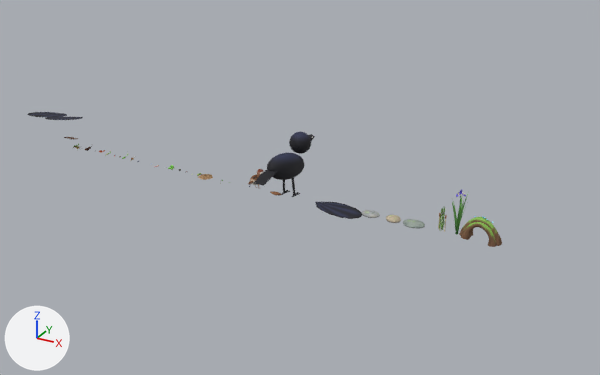
One commit to the Blender file blender/creatures_kit.blend: the scene before it, then after it.
One viewpoint serves both versions: a camera (50 mm lens) standing at (117.1, -118.0, 61.1) and looking at (51.7, 1.0, 1.6). The lights are fixed; the arrows at lower left show +X, +Y and +Z. The first picture is the older version.

Objects in the first picture: 'AntHill', 'Crow_Body', 'Crow_Wing', 'Horsetail', 'Iris', 'RiverStone_A', 'RiverStone_B', 'RiverStone_C', 'RootArch', 'Sparrow_Body' and 2 more.
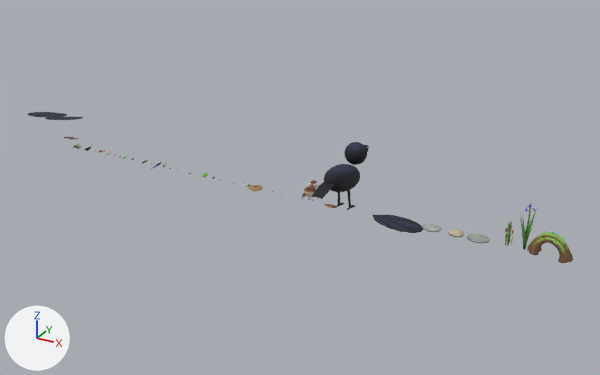
Location of each change, [x1, y1, x2, y2] in pixels of the pictures (600 x 375 px):
'Crow_Body', moved
    before: [253, 132, 315, 197]
    after: [311, 142, 369, 210]
'RootArch', moved
    before: [459, 216, 502, 247]
    after: [527, 231, 573, 263]
'Crow_Wing', moved
    before: [315, 202, 362, 219]
    after: [373, 215, 423, 233]
'Iris', moved
    before: [451, 190, 469, 235]
    after: [519, 203, 538, 250]
'RiverStone_C', moved
    before: [403, 219, 425, 228]
    after: [467, 234, 490, 243]
'Sparrow_Body', moved
    before: [248, 169, 264, 189]
    after: [302, 180, 318, 201]
'Horsetail', moved
    before: [438, 206, 447, 232]
    after: [504, 221, 514, 247]
'RiverStone_A', moved
    before: [362, 210, 380, 218]
    after: [422, 224, 441, 232]
'RiverStone_B', moved
    before: [386, 215, 401, 223]
    after: [448, 229, 464, 237]
'AntHill', moved
    before: [198, 174, 213, 180]
    after: [248, 185, 263, 191]

What the commit changed:
Object 'AntHill' (ob_anthill) moves from (31.9, 0.0, 0.0) to (42.9, 0.0, 0.0).
Object 'Sparrow_Body' (ob_sparrow_body) moves from (43.2, 0.0, 0.0) to (54.2, 0.0, 0.0).
Object 'Crow_Body' (ob_crow_body) moves from (49.6, 0.0, 0.0) to (60.6, 0.0, 0.0).
Object 'Crow_Wing' (ob_crow_wing) moves from (55.3, 0.0, 0.0) to (66.3, 0.0, 0.0).
Object 'RiverStone_A' (ob_riverstone_a) moves from (65.9, 0.0, 0.0) to (76.9, 0.0, 0.0).
Object 'RiverStone_B' (ob_riverstone_b) moves from (70.1, 0.0, 0.0) to (81.1, 0.0, 0.0).
Object 'RiverStone_C' (ob_riverstone_c) moves from (73.8, 0.0, 0.0) to (84.7, 0.0, 0.0).
Object 'Horsetail' (ob_horsetail) moves from (78.5, 0.0, 0.0) to (89.5, 0.0, 0.0).
Object 'Iris' (ob_iris) moves from (81.2, 0.0, 0.0) to (92.2, 0.0, 0.0).
Object 'RootArch' (ob_rootarch) moves from (85.1, 0.0, 0.0) to (96.1, 0.0, 0.0).
